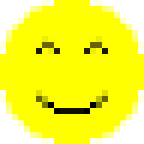
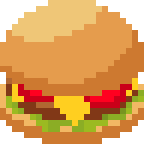
The second 144×144 image is a revision of the first. Changes to its layers:
removed layer "Background" over [0, 0, 144, 144]
added layer "top" above "tomato" over [0, 0, 144, 96]
added layer "tomato" above "cheese" over [18, 60, 132, 108]
added layer "cheese" above "burger" over [12, 72, 138, 126]
added layer "burger" above "lettuce" over [6, 54, 138, 120]
added layer "lettuce" above "bottom" over [6, 78, 144, 132]
added layer "bottom" over [0, 60, 144, 144]
